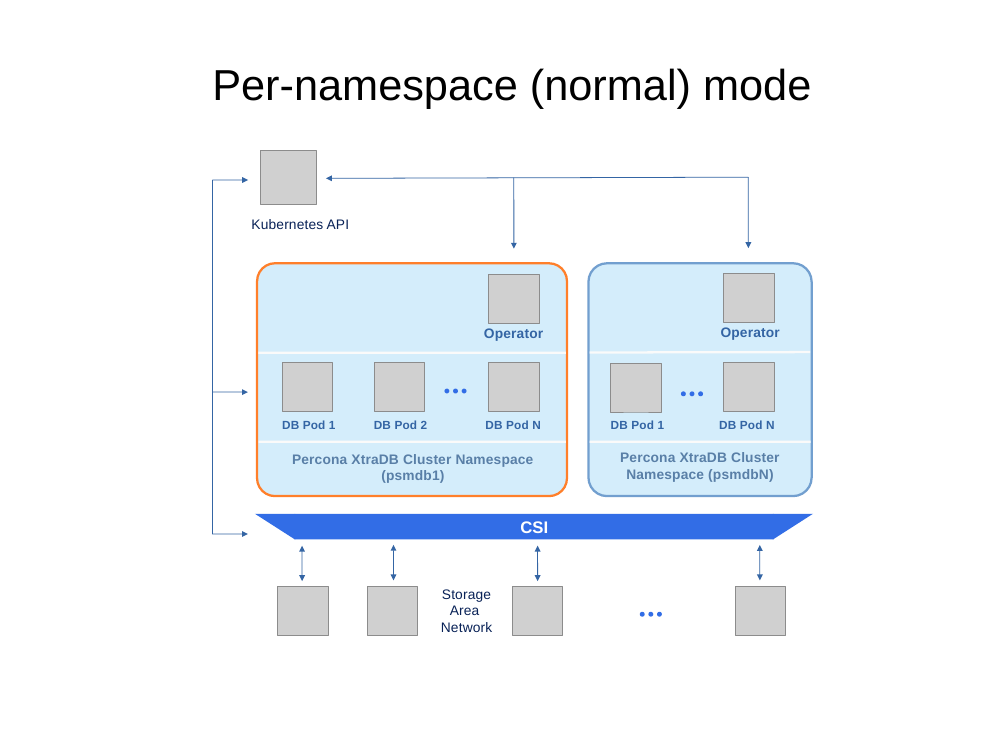
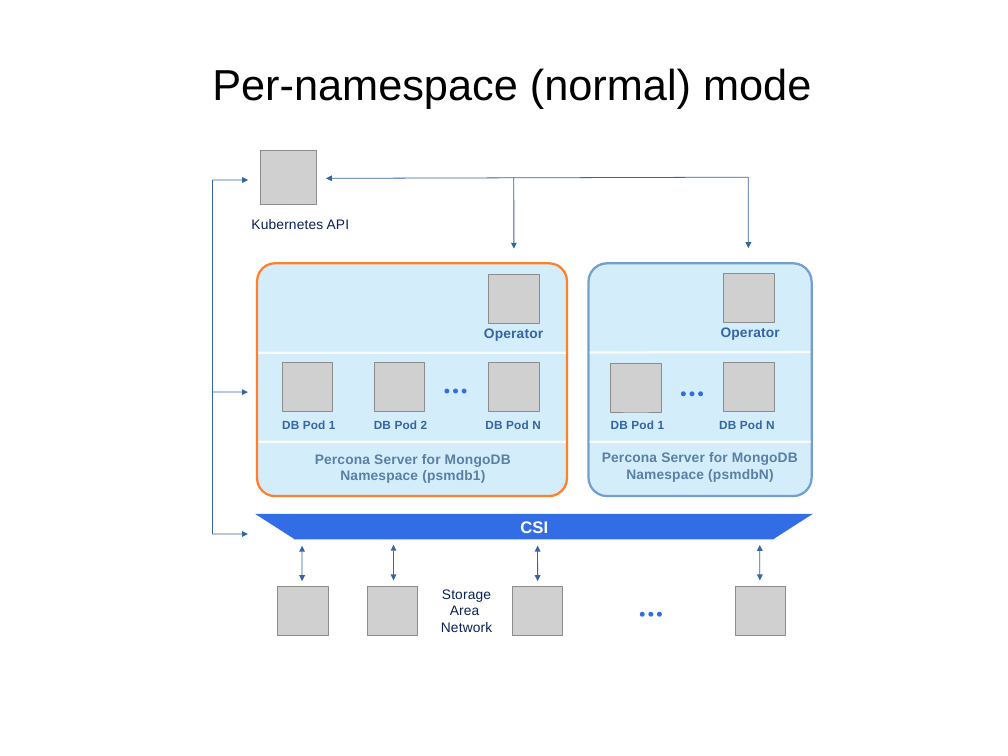
Before and after one commit to percona/k8spsmdb-docs, a slide deck: slide 1 of docs/assets/images/sources/cluster-wide.odp. Drawn at 1008x756 pixels with LibreOffice and Linux fonts; fonts in the diff are those of the drawing; grey boxes stand for pictures. Boxes give left, top, right and bottom in pixels: in the first picture for what was removed or moved away, otherwise in the second. Text is boxed around its words. In the diff, an @@ line names an element or a change of style, - is before the commit and + after.

```diff
--- a/docs/assets/images/sources/cluster-wide.odp
+++ b/docs/assets/images/sources/cluster-wide.odp
@@ text at bbox=[315, 454, 511, 483]: text changed @@
-Percona XtraDB Cluster Namespace (psmdb1)
+Percona Server for MongoDB Namespace (psmdb1)
@@ text at bbox=[602, 452, 798, 482]: text changed @@
-Percona XtraDB Cluster
-Namespace (psmdbN)
+Percona Server for MongoDB
+Namespace (psmdbN)
```
Also in this commit, not shown: 1 other file.
